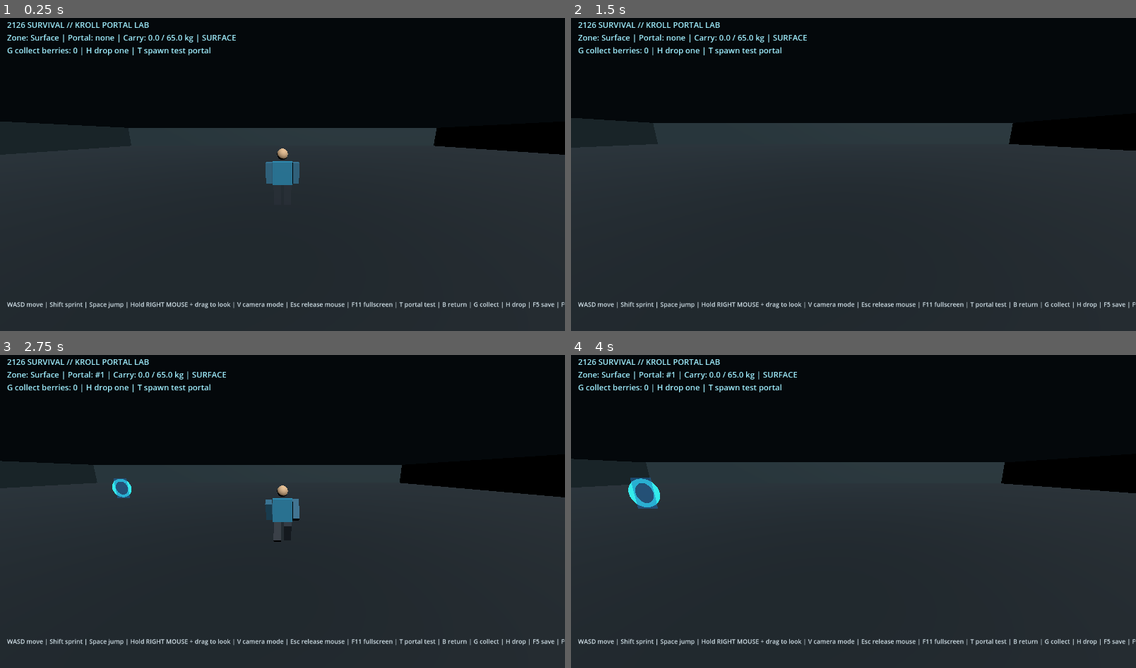
Above: before the commit, frames 1-4 (two rows, left to right).
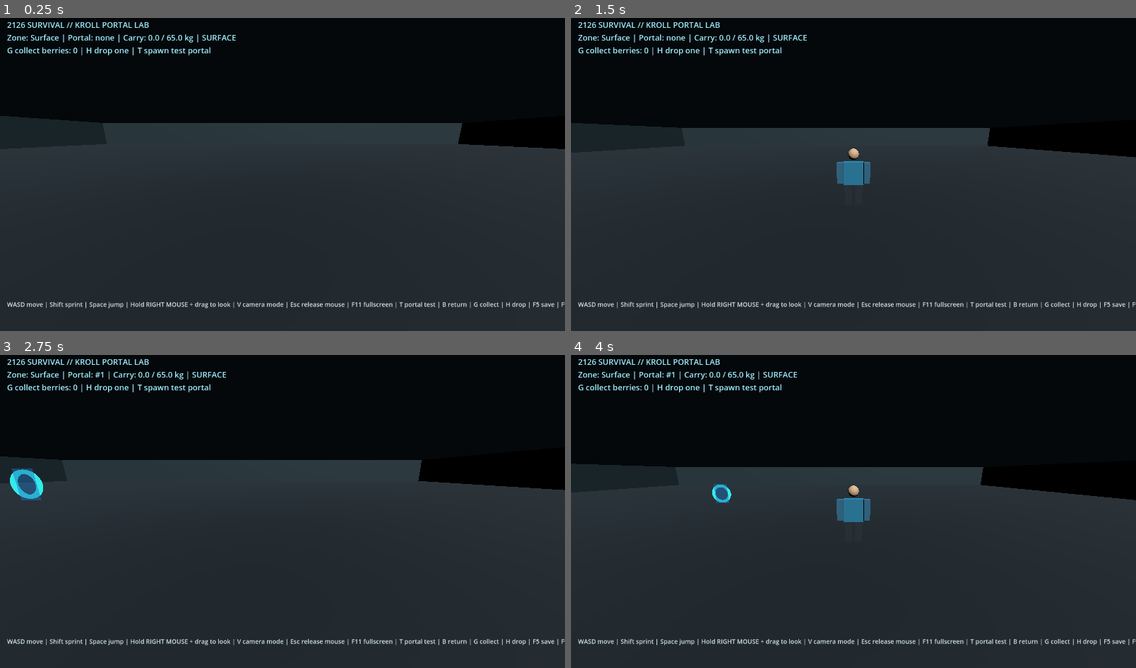
Above: after the commit, the same moments.

Repository: qaqp980520-prog/2126-Survival
Game: Godot game, scene res://prototypes/BackroomsPortalPlayground.tscn
The game is run twice, just before and just after one commit, with the same random seed, the same clock (stepped at 60 frames per second) and the same inputs.
Inputs (mouse positions are in pixels of both pictures, inside the frame that each line leads up to):
- Up to frame 1 (0.25 s): no input
- Up to frame 2 (1.5 s): tap Enter at 0.5 s; move the mouse to (977, 155) at 0.52 s; hold D 0.53-1.25 s; tap V at 0.6 s; click (977, 155) at 0.67 s; tap Space at 0.77 s; drag from (740, 187) to (825, 237) at 1.27 s
- Up to frame 3 (2.75 s): tap Space at 2 s; move the mouse to (339, 439) at 2.02 s; hold D from 2.03 s (still down); hold R from 2.03 s (still down); click (339, 439) at 2.17 s; tap V at 2.3 s
- Up to frame 4 (4 s): release D at 2.75 s; release R at 2.75 s; drag from (825, 574) to (684, 461) at 2.77 s; tap Enter at 3.5 s; move the mouse to (1023, 558) at 3.52 s; hold A from 3.53 s (still down); tap 2 at 3.6 s; click (1023, 558) at 3.67 s; tap Space at 3.77 s; tap V at 3.8 s

The runs differ from the first frame. In frame 1, 2.3% of the frame differs, in the area x 0-100%, y 31-54%; in frame 2, 2.3%; in frame 3, 2.9%, in the area x 0-100%, y 32-60%; in frame 4, 2.9%.

Commit message:
Default to first person and expose camera sensitivity settings

Diff:
--- a/prototypes/BackroomsPlayerController.gd
+++ b/prototypes/BackroomsPlayerController.gd
@@ -10,7 +10,7 @@
 @onready var camera: Camera3D = $Camera3D
 var _look_active: bool = false
 var _pitch: float = deg_to_rad(-12.0)
-var _third_person: bool = true
+var _third_person: bool = false
 var avatar_visual: Node3D
 var world_bridge: Node
 var _walk_phase: float = 0.0
@@ -47,8 +47,20 @@
     return true
 
 func toggle_camera_mode() -> void:
-    _third_person = not _third_person
+    set_camera_mode(not _third_person)
+
+func set_camera_mode(third_person: bool) -> void:
+    _third_person = third_person
     _apply_camera_mode()
+
+func set_mouse_sensitivity(value: float) -> void:
+    mouse_sensitivity = clampf(value, 0.0005, 0.006)
+
+func get_mouse_sensitivity() -> float:
+    return mouse_sensitivity
+
+func is_third_person() -> bool:
+    return _third_person
 
 func _apply_camera_mode() -> void:
     if camera != null:
